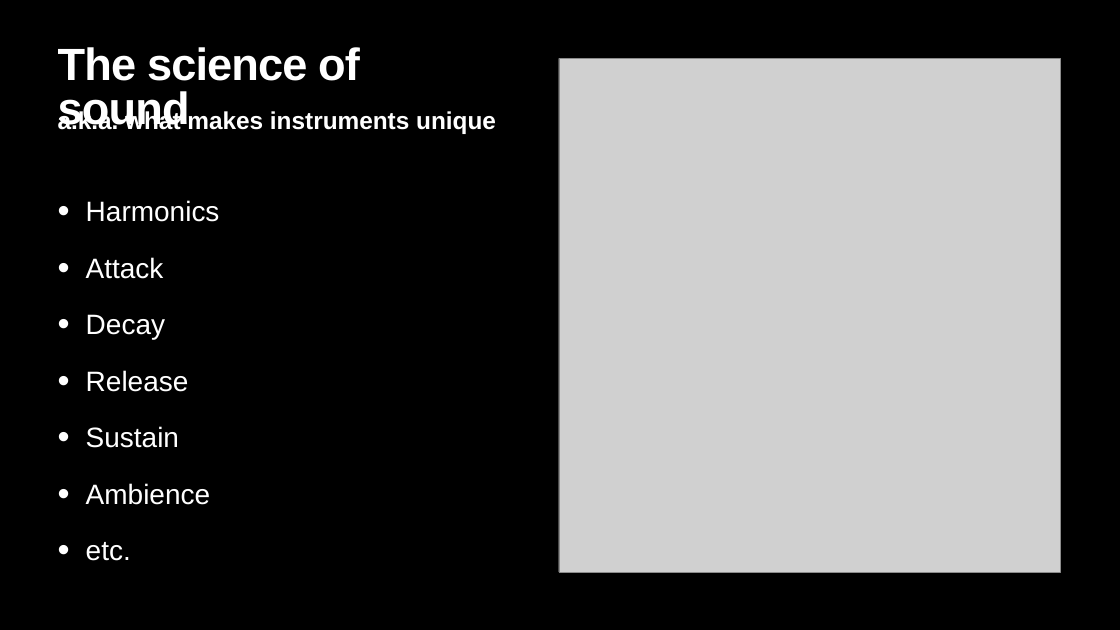
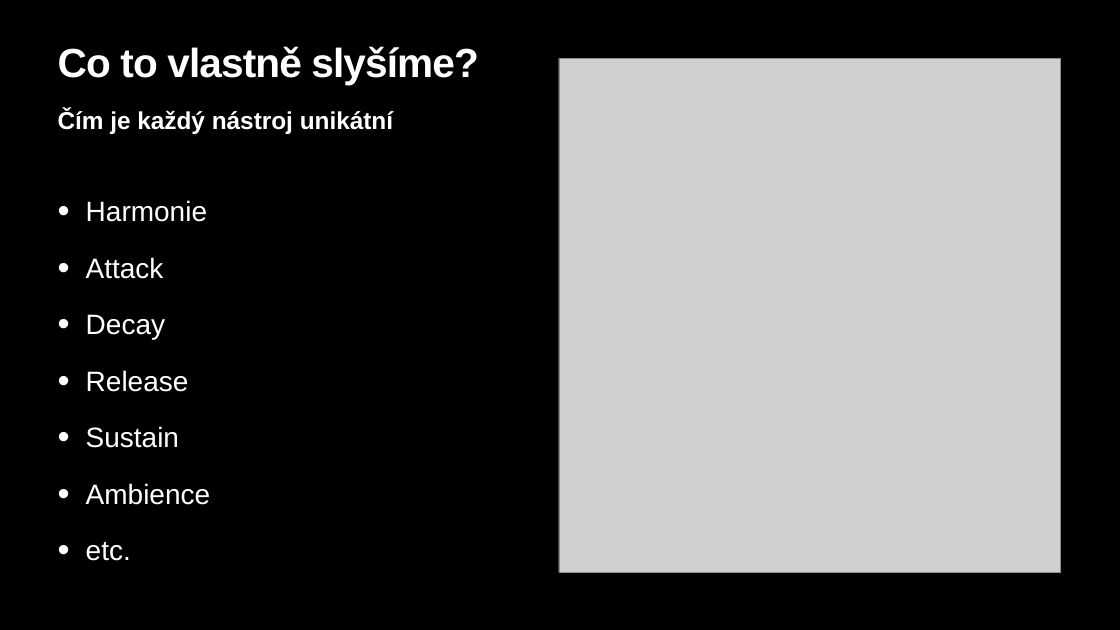
Before and after one commit to MikeOxlongfrfr/goethe, a slide deck: slide 2 of Telharmonium.pptx. Drawn at 1120x630 pixels with LibreOffice and Linux fonts; fonts in the diff are those of the drawing; grey boxes stand for pictures. Boxes give left, top, right and bottom in pixels: in the first picture for what was removed or moved away, otherwise in the second. Text is boxed around its words. In the diff, an @@ line names an element or a change of style, - is before the commit and + after.

```diff
--- a/Telharmonium.pptx
+++ b/Telharmonium.pptx
@@ title at <box>58,46,478,85</box>: text changed; size 77.3 to 69.6 pt @@
-The science of sound
+Co to vlastně slyšíme?
@@ text at <box>58,110,393,134</box>: text changed @@
-a.k.a. what makes instruments unique
+Čím je každý nástroj unikátní
@@ text at <box>86,200,207,222</box>: text changed @@
-• Harmonics
+• Harmonie
```
Also in this commit, not shown: 1 other slide changed, 5 slides added, 5 slides removed, 1 other file.
